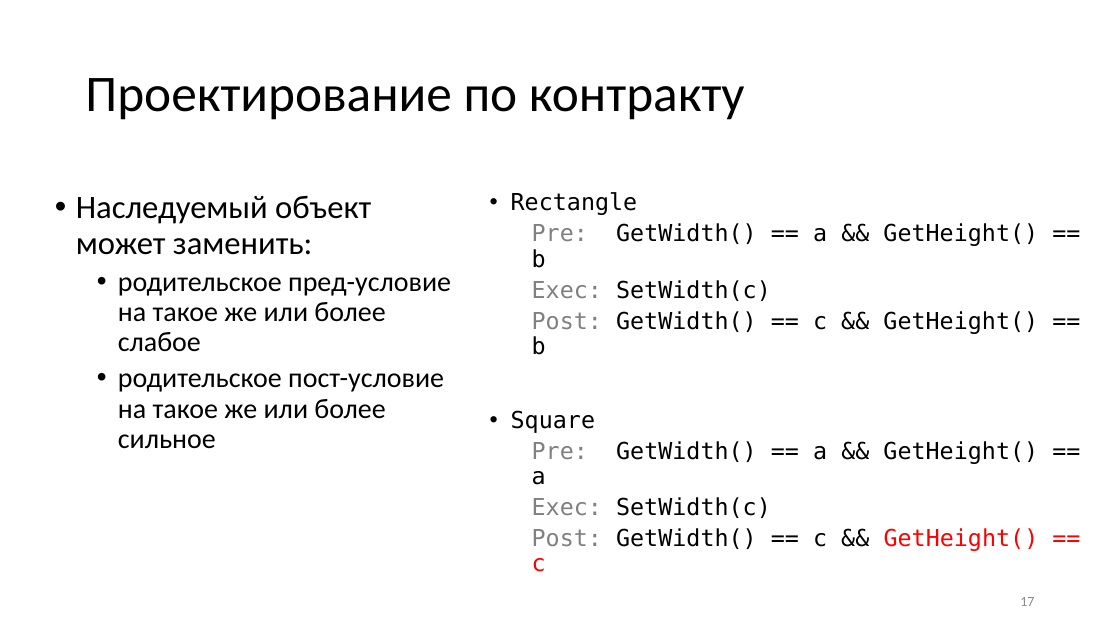
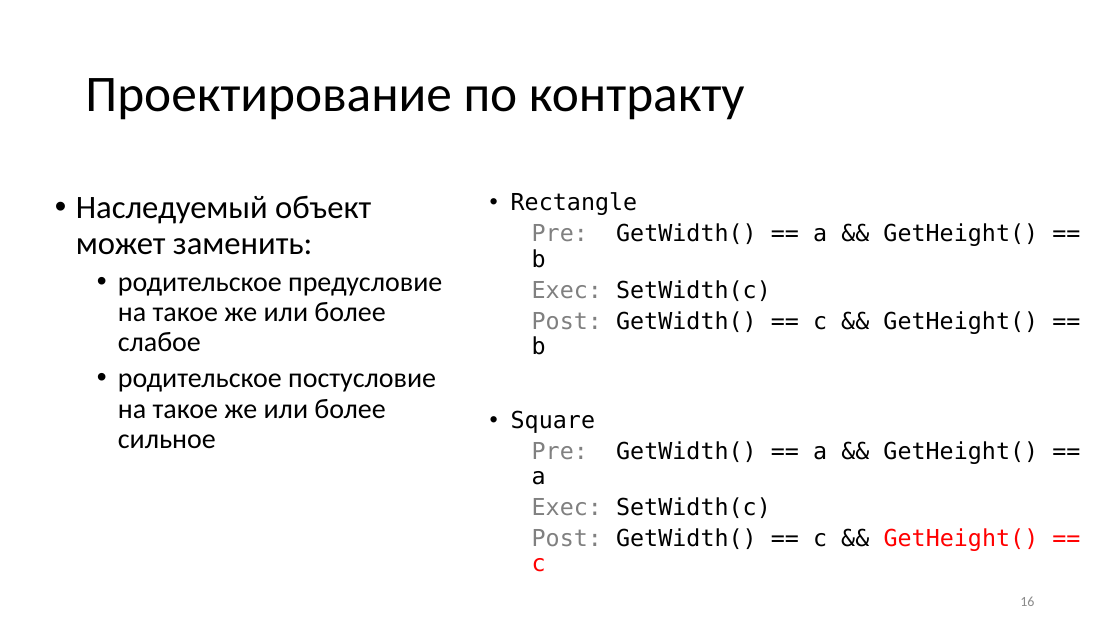
Before and after one commit to alexey-malov/ood, a slide deck: slide 16 of lectures/18.solid/Принципы SOLID.pptx (slide 17 before the commit). Drawn at 1120x630 pixels with LibreOffice and Linux fonts; fonts in the diff are those of the drawing. Boxes give left, top, right and bottom in pixels: in the first picture for what was removed or moved away, otherwise in the second. Text is boxed around its words. In the diff, an @@ line names an element or a change of style, - is before the commit and + after.

```diff
--- a/lectures/18.solid/Принципы SOLID.pptx
+++ b/lectures/18.solid/Принципы SOLID.pptx
@@ text at (118, 277, 442, 449): text changed @@
-  • родительское пред-условие на такое же или более слабое
-  • родительское пост-условие на такое же или более сильное
+  • родительское предусловие на такое же или более слабое
+  • родительское постусловие на такое же или более сильное
@@ page number at (1020, 597, 1034, 606): text changed @@
-17
+16
```
Also in this commit, not shown: 10 other slides changed, 1 slide added, 2 slides removed, 14 other files.
